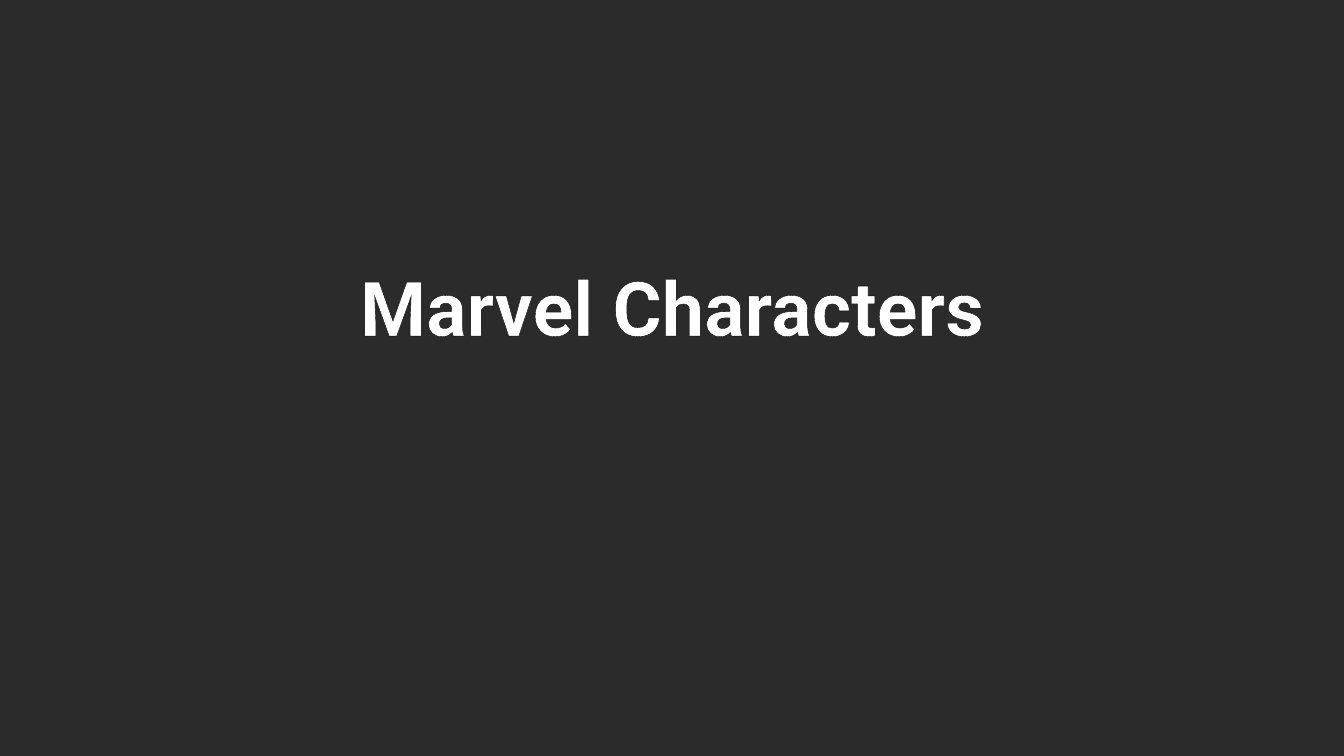
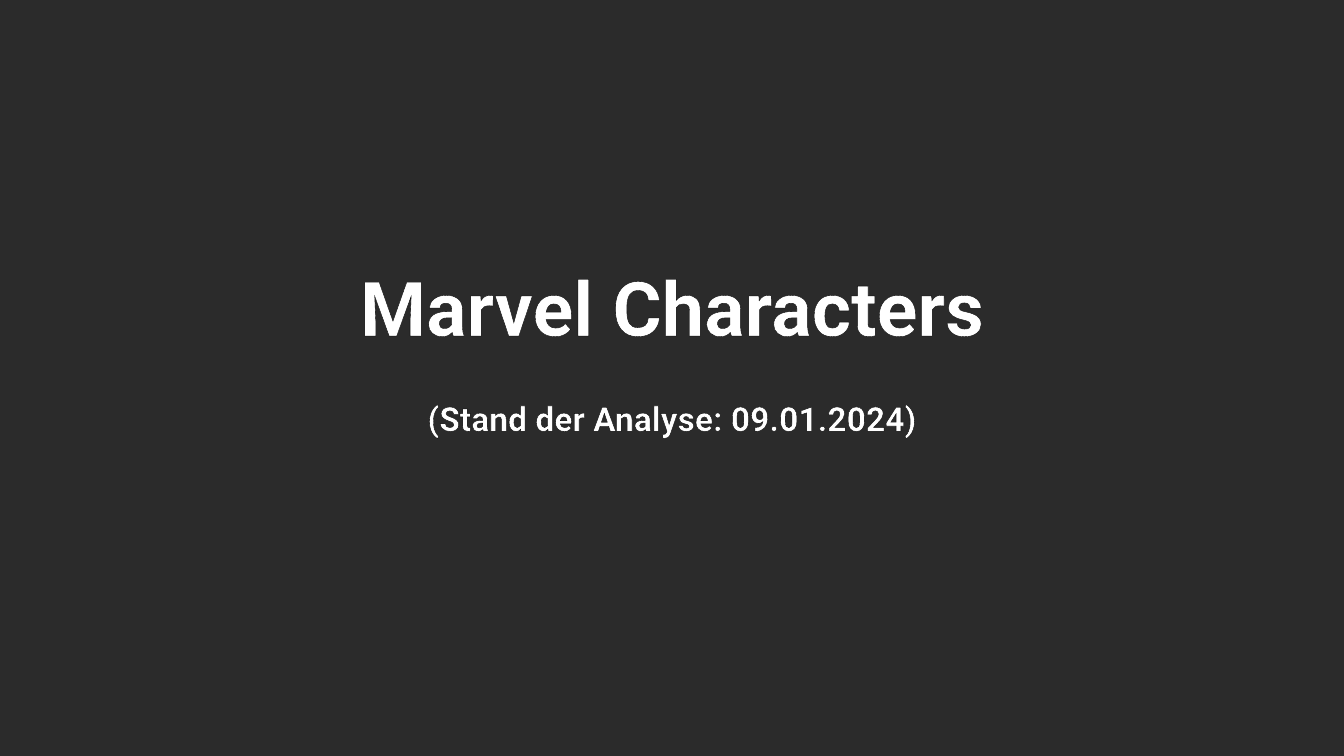
Before and after one commit to hrdfets0001/x12ij4321aop, a slide deck: slide 1 of Presentation.pptx. Drawn at 1344x756 pixels with LibreOffice and Linux fonts; fonts in the diff are those of the drawing; background and template pictures are left out; a plain dark background stands for a picture behind light text. Boxes give left, top, right and bottom in pixels: in the first picture for what was removed or moved away, otherwise in the second. Text is boxed around its words. In the diff, an @@ line names an element or a change of style, - is before the commit and + after.

```diff
--- a/Presentation.pptx
+++ b/Presentation.pptx
@@ subtitle added at box(427, 405, 916, 438), 24 pt, text #FFFFFF, bold @@
+(Stand der Analyse: 09.01.2024)
```
Also in this commit, not shown: 4 other slides changed, 3 slides added, 4 other files.
